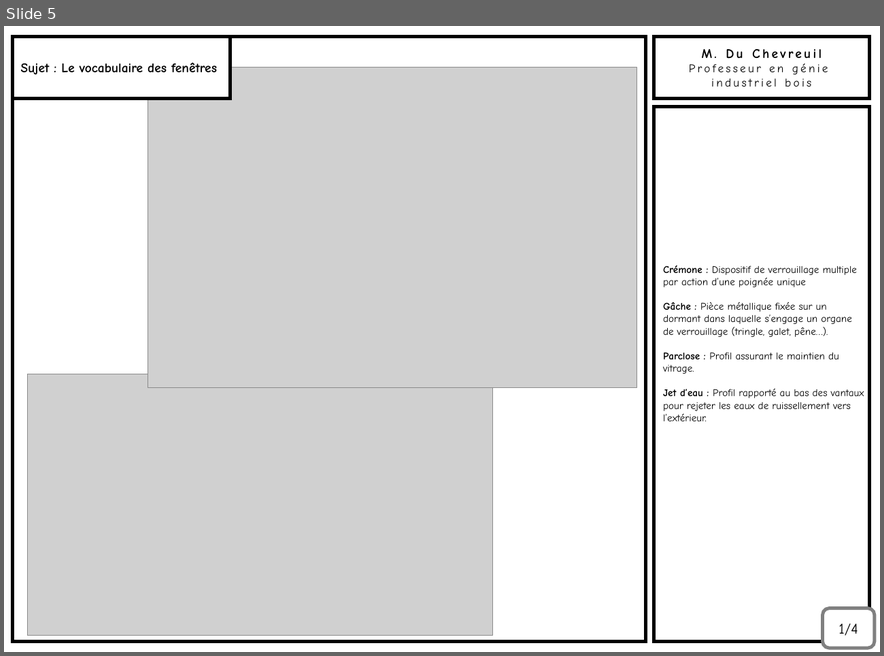
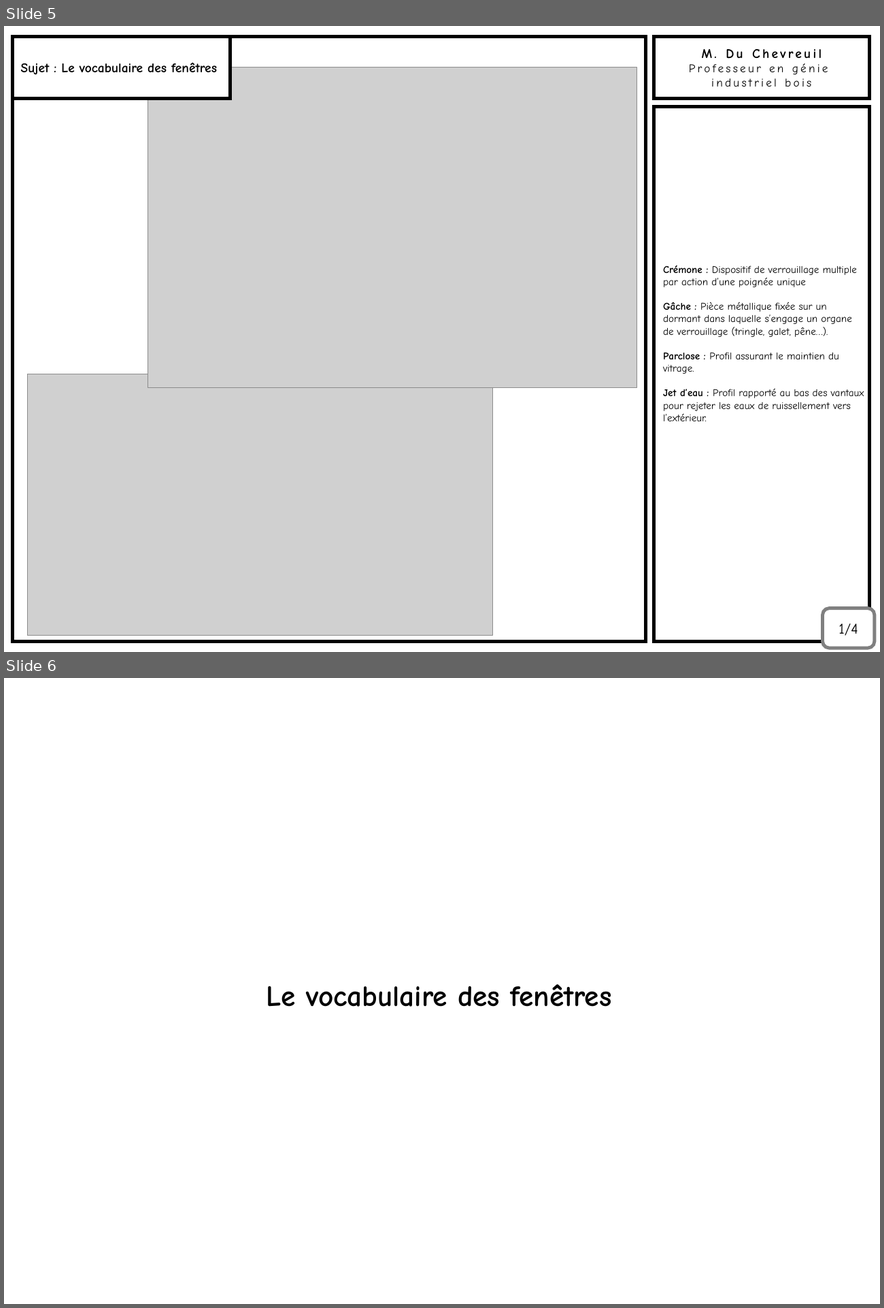
Before and after one commit to kduchevreuil/Cours-Menuiserie, a slide deck: Dossier Fenetre Volet/Dossier Fenetre Volet.pptx. Shown one above the other, each under a label of ours: slide 5 before the commit, slides 5 and 6 after it. The pictures are 884x656 and 884x1308 pixels, drawn with LibreOffice and Linux fonts; fonts in the diff are those of the drawing; grey boxes stand for pictures. Boxes give left, top, right and bottom in pixels: in the first picture for what was removed or moved away, otherwise in the second. Text is boxed around its words. In the diff, an @@ line names an element or a change of style, - is before the commit and + after.

```diff
--- a/Dossier Fenetre Volet/Dossier Fenetre Volet.pptx
+++ b/Dossier Fenetre Volet/Dossier Fenetre Volet.pptx
@@ slide 6 added at (x1=4, y1=678, x2=880, y2=1304), background #FFFFFF @@
@@ rectangle added at (x1=14, y1=689, x2=871, y2=1293), fill #FFFFFF, outline #FFFFFF 4.5 pt, 40 pt, text #000000, bold @@
+Le vocabulaire des fenêtres
```
Also in this commit, not shown: 3 slides changed, 2 other slides added, 3 other files.
